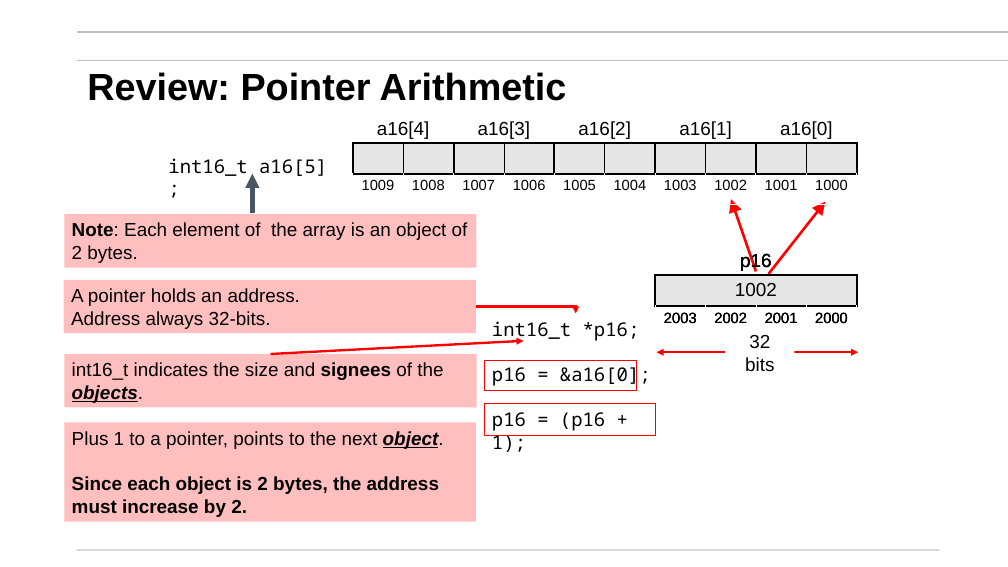
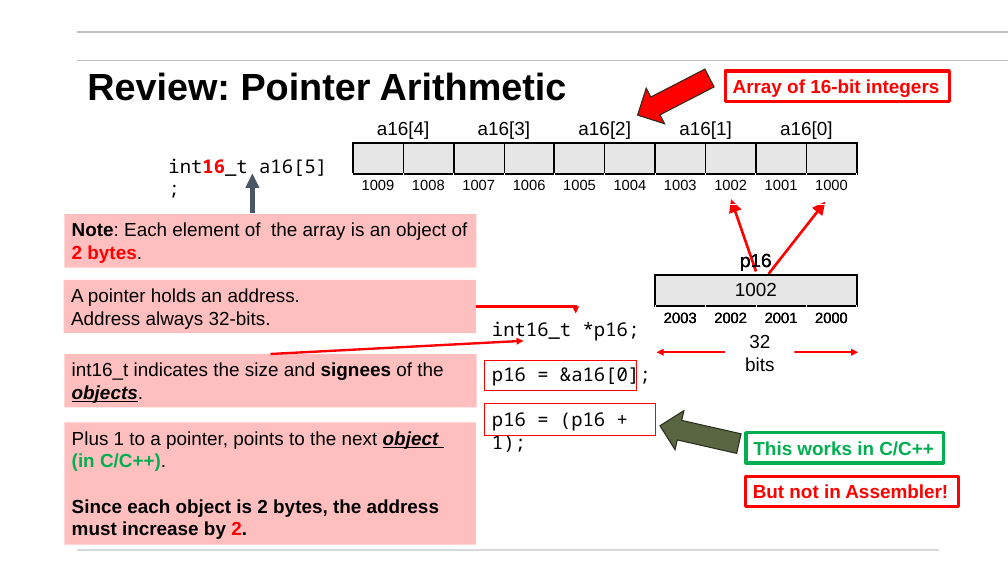
Before and after one commit to mikegrace2/CSEN20-Fall2026-Course-Website, a slide deck: slide 37 of Week03_CopyingData/Ch04_CopyingData_V4.pptx (slide 38 before the commit). Drawn at 1008x567 pixels with LibreOffice and Linux fonts; fonts in the diff are those of the drawing; background and template pictures are left out. Boxes give left, top, right and bottom in pixels: in the first picture for what was removed or moved away, otherwise in the second. Text is boxed around its words. In the diff, an @@ line names an element or a change of style, - is before the commit and + after.

```diff
--- a/Week03_CopyingData/Ch04_CopyingData_V4.pptx
+++ b/Week03_CopyingData/Ch04_CopyingData_V4.pptx
@@ down arrow added at [628,60,719,133], fill #FF0000, outline #272D1C 1 pt @@
@@ rectangle added at [725,71,949,101], outline #FF0000 3 pt, 18 pt, text #FF0000, bold @@
+Array of 16-bit integers
@@ text "int16_t a16[5] ;" at [168,158,327,176]: text colour #000000 to #FF0000, bold on in "int16_t" @@
@@ rectangle "Note: Each element of the ..." at [64,214,476,268]: text colour #000000 to #FF0000, bold on in "2 bytes." @@
@@ right arrow added at [656,406,744,463], fill #596641, outline #272D1C 1 pt @@
@@ rectangle "Plus 1 to a pointer, ...": place and size @@
-rectangle "Plus 1 to a pointer, ..." at [64,423,476,522]
+rectangle "Plus 1 to a pointer, ..." at [64,423,476,545]
@@ text in rectangle at [72,431,439,471]: text changed @@
-Plus 1 to a pointer, points to the next object.
+Plus 1 to a pointer, points to the next object
+(in C/C++).
@@ rectangle added at [746,433,944,463], outline #00B050 3 pt, 18 pt, text #00B050, bold @@
+This works in C/C++
@@ rectangle added at [746,476,959,507], outline #FF0000 3 pt, 18 pt, text #FF0000, bold @@
+But not in Assembler!
@@ text in rectangle at [72,499,439,539]: text colour #000000 to #FF0000 in "2." @@
```
Also in this commit, not shown: 9 other slides changed, 1 other file.
